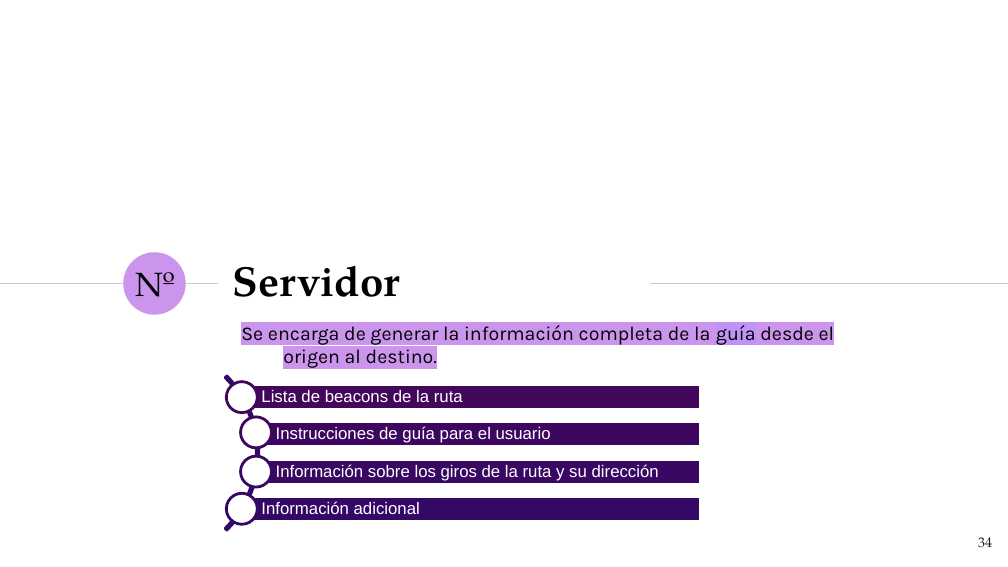
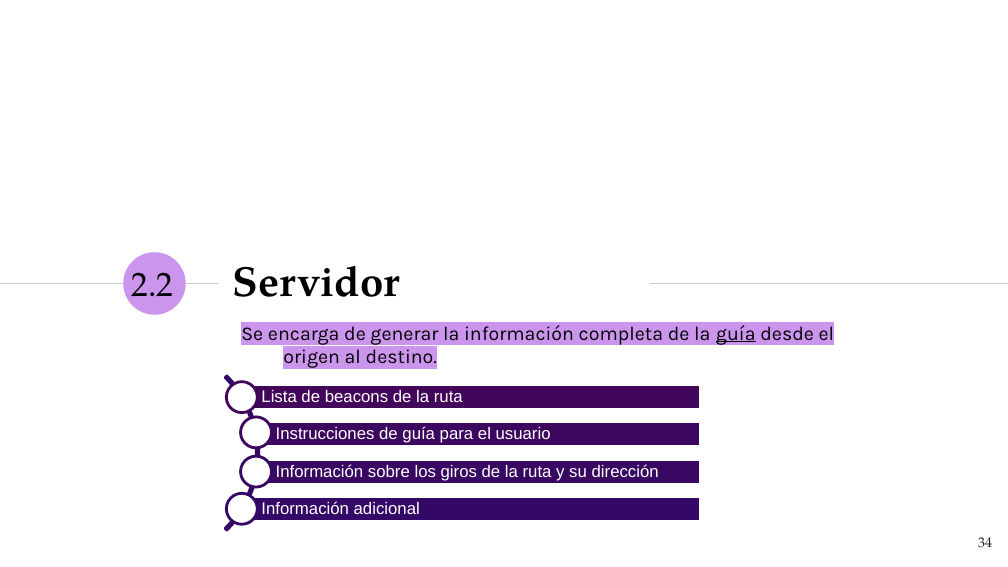
Before and after one commit to NILGroup/TFG-1920-DiscapacidadVisual, a slide deck: slide 34 of Defensa/Viola · SlidesCarnival_DiaposBelen.pptx. Drawn at 1008x567 pixels with LibreOffice and Linux fonts; fonts in the diff are those of the drawing. Boxes give left, top, right and bottom in pixels: in the first picture for what was removed or moved away, otherwise in the second. Text is boxed around its words. In the diff, an @@ line names an element or a change of style, - is before the commit and + after.

```diff
--- a/Defensa/Viola · SlidesCarnival_DiaposBelen.pptx
+++ b/Defensa/Viola · SlidesCarnival_DiaposBelen.pptx
@@ text at (132,272,174,310): text changed @@
-Nº
+2.2
@@ subtitle "Se encarga de generar la ..." at (241,322,835,368): highlight #C094F6 to #CC95ED, underline on in "guía" @@
```
Also in this commit, not shown: 2 other slides changed, 2 other files.
